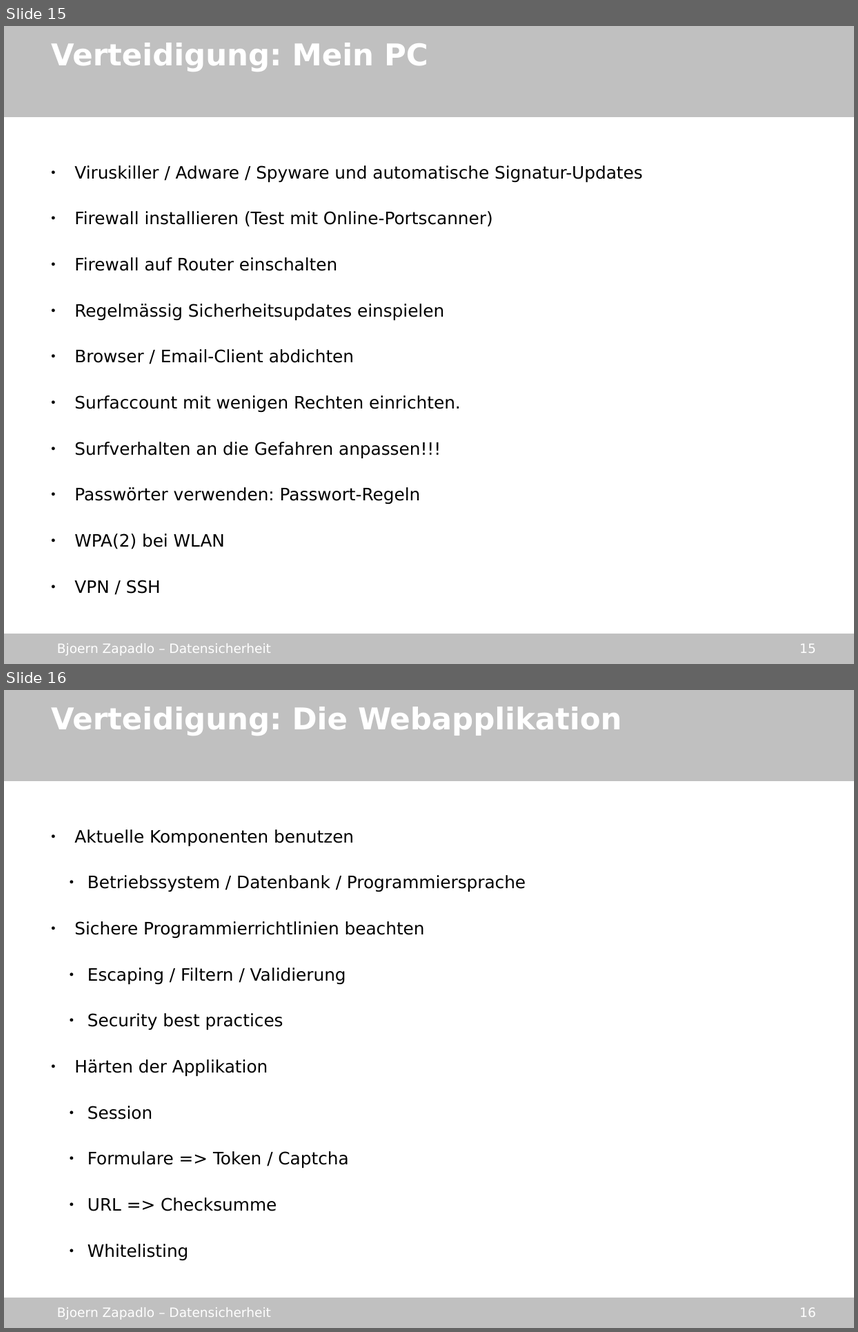
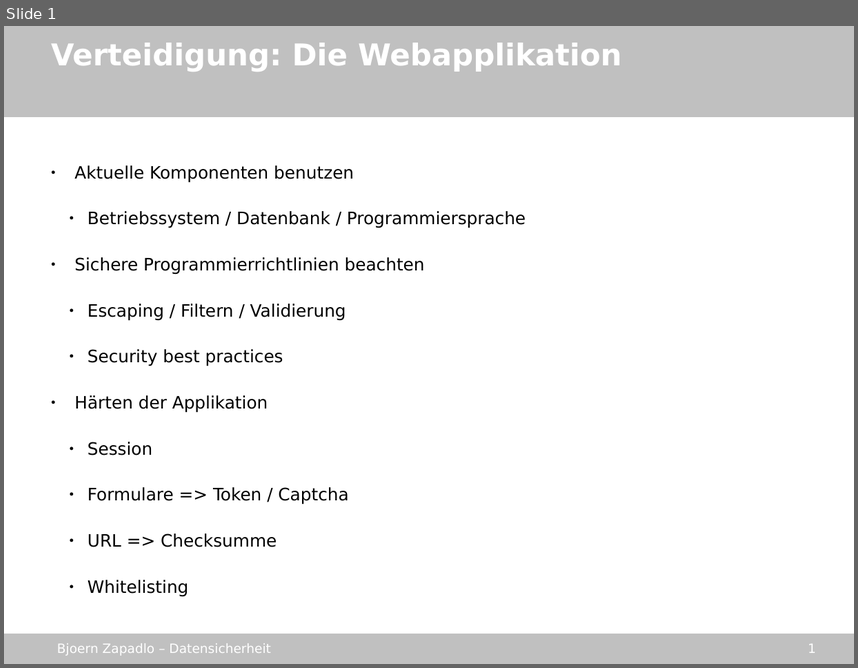
Before and after one commit to gmb2012/sae-datasecurity, a slide deck: stuff/datensicherheit_sae.odp. Shown one above the other, each under a label of ours: slides 15 and 16 before the commit, slide 1 after it. The pictures are 858x1332 and 858x668 pixels, drawn with LibreOffice and Linux fonts; fonts in the diff are those of the drawing; background and template pictures are left out. Boxes give left, top, right and bottom in pixels: in the first picture for what was removed or moved away, otherwise in the second. Text is boxed around its words. In the diff, an @@ line names an element or a change of style, - is before the commit and + after.

```diff
--- a/stuff/datensicherheit_sae.odp
+++ b/stuff/datensicherheit_sae.odp
@@ slide 15 removed at (x1=4, y1=26, x2=854, y2=664), background picture (left out); not listed: 4 template elements that a slide beside it also shows @@
@@ text removed at (x1=51, y1=43, x2=428, y2=72) @@
-Verteidigung: Mein PC
@@ text removed at (x1=74, y1=165, x2=643, y2=593) @@
-● Viruskiller / Adware / Spyware und automatische Signatur-Updates
-● Firewall installieren (Test mit Online-Portscanner)
-● Firewall auf Router einschalten
-● Regelmässig Sicherheitsupdates einspielen
-● Browser / Email-Client abdichten
-● Surfaccount mit wenigen Rechten einrichten.
-● Surfverhalten an die Gefahren anpassen!!!
-● Passwörter verwenden: Passwort-Regeln
-● WPA(2) bei WLAN
-● VPN / SSH
@@ what was slide 16 is now slide 1 @@
@@ page number at (x1=808, y1=644, x2=816, y2=653): text changed @@
-16
+1
```
Also in this commit, not shown: 18 other slides removed, 4 other files.
